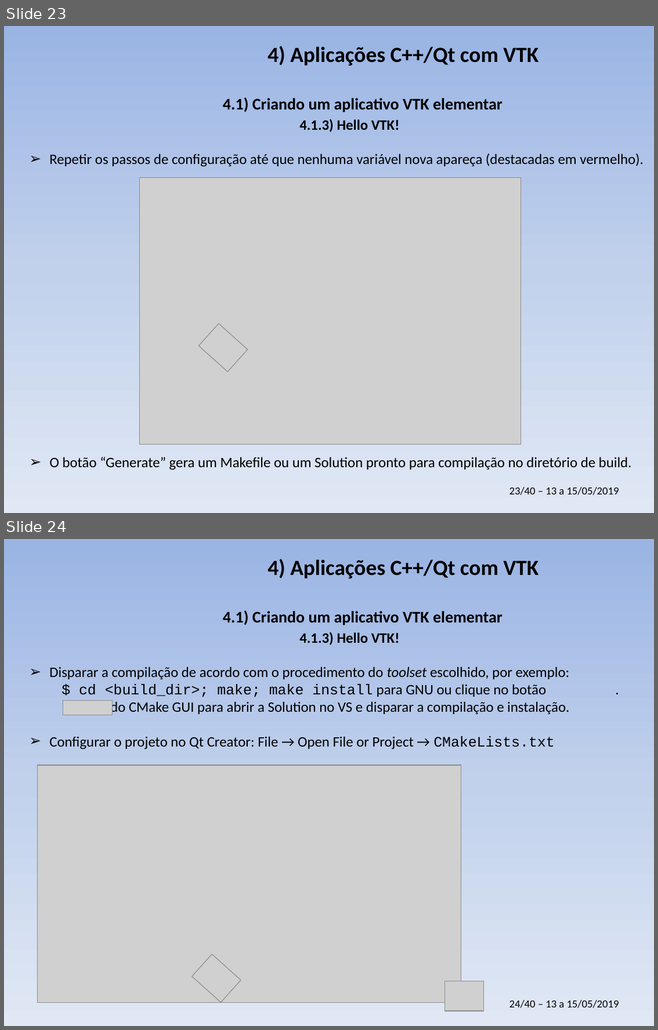
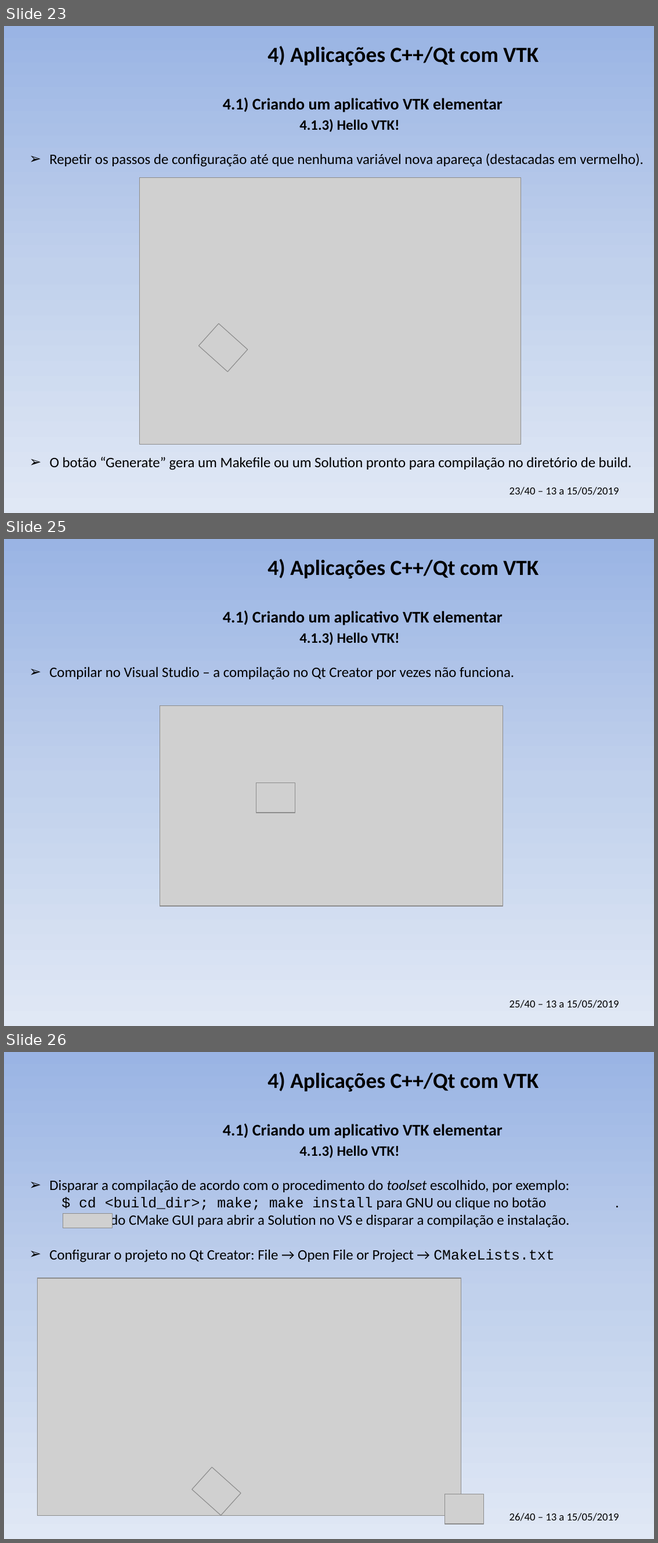
Before and after one commit to PauloCarvalhoRJ/cursoVTKgeo, a slide deck: aulas_3dias/slides_3dias.pptx. Shown one above the other, each under a label of ours: slides 23 and 24 before the commit, slides 23, 25 and 26 after it; the slides between them are not shown. The pictures are 658x1030 and 658x1543 pixels, drawn with LibreOffice and Linux fonts; fonts in the diff are those of the drawing; grey boxes stand for pictures; background and template pictures are left out. Boxes give left, top, right and bottom in pixels: in the first picture for what was removed or moved away, otherwise in the second. Text is boxed around its words. In the diff, an @@ line names an element or a change of style, - is before the commit and + after.

```diff
--- a/aulas_3dias/slides_3dias.pptx
+++ b/aulas_3dias/slides_3dias.pptx
@@ slide 25 added at box(4, 539, 654, 1026), background gradient #9AB5E4 to #C2D1ED to #E1E8F5; not listed: 1 template element that a slide beside it also shows @@
@@ title added at box(267, 559, 538, 579), 24 pt, text #000000, bold @@
+4) Aplicações C++/Qt com VTK
@@ text added at box(223, 610, 502, 625), 18 pt, text #000000, bold @@
+4.1) Criando um aplicativo VTK elementar
@@ text added at box(299, 632, 400, 645), 16 pt, text #000000, bold @@
+4.1.3) Hello VTK!
@@ text added at box(49, 667, 514, 679), 16 pt, text #000000 @@
+➢ Compilar no Visual Studio – a compilação no Qt Creator por vezes não funciona.
@@ picture added at box(160, 706, 502, 906) @@
@@ picture added at box(256, 783, 295, 813) @@
@@ what was slide 24 is now slide 26 @@
@@ text at box(509, 1513, 619, 1521): text changed @@
-24/40 – 13 a 15/05/2019
+26/40 – 13 a 15/05/2019
```
Also in this commit, not shown: 1 slide changed, 2 other slides added.
